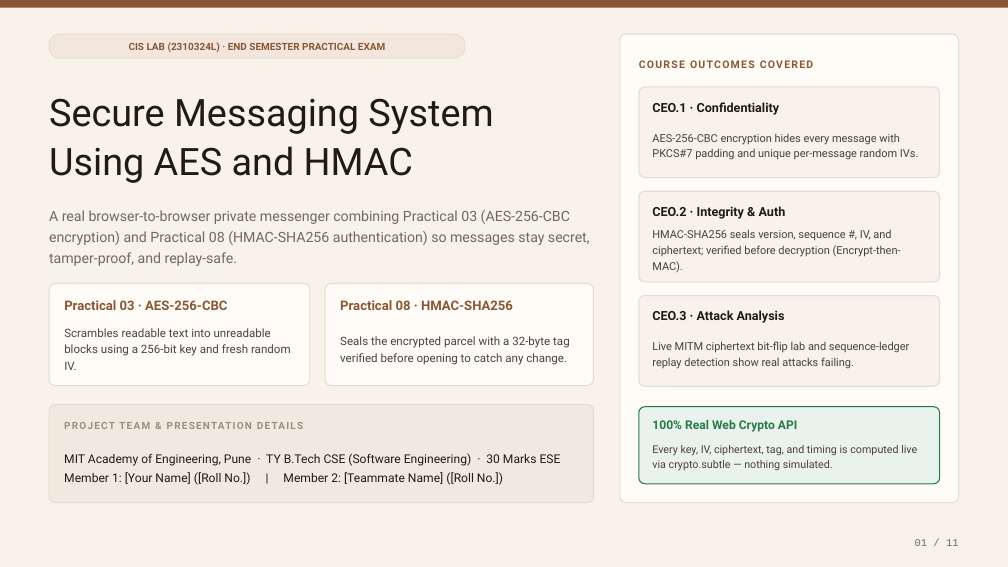
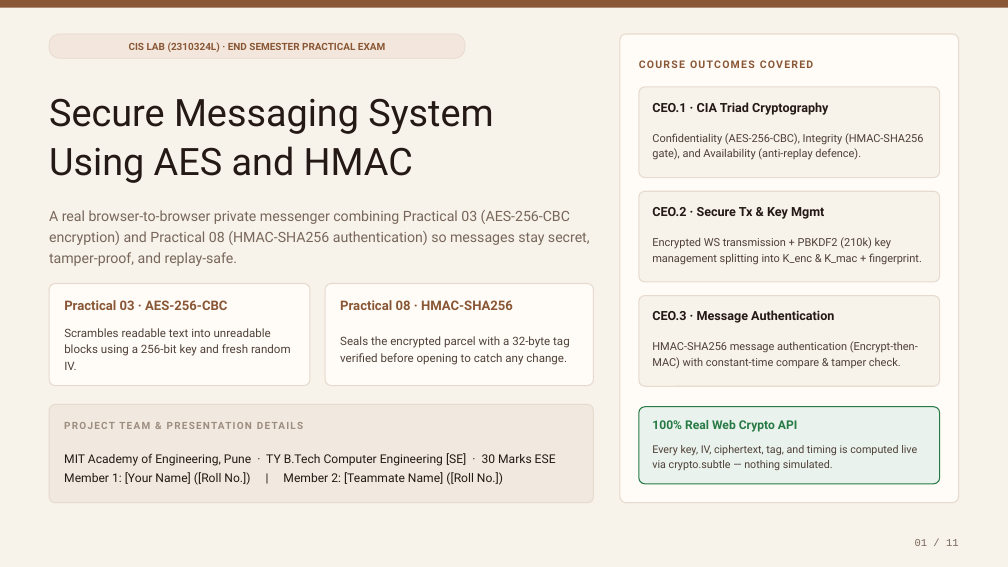
Before and after one commit to debugonaut/cis-2310324l-secure-messaging, a slide deck: slide 1 of docs/Secure_Messaging_AES_HMAC.pptx. Drawn at 1008x567 pixels with LibreOffice and Linux fonts; fonts in the diff are those of the drawing. Boxes give left, top, right and bottom in pixels: in the first picture for what was removed or moved away, otherwise in the second. Text is boxed around its words. In the diff, an @@ line names an element or a change of style, - is before the commit and + after.

```diff
--- a/docs/Secure_Messaging_AES_HMAC.pptx
+++ b/docs/Secure_Messaging_AES_HMAC.pptx
@@ text at [652, 102, 828, 115]: text changed @@
-CEO.1 · Confidentiality
+CEO.1 · CIA Triad Cryptography
@@ text at [652, 133, 923, 160]: text changed @@
-AES-256-CBC encryption hides every message with PKCS#7 padding and unique per-message random IVs.
+Confidentiality (AES-256-CBC), Integrity (HMAC-SHA256 gate), and Availability (anti-replay defence).
@@ text at [652, 207, 824, 219]: text changed @@
-CEO.2 · Integrity & Auth
+CEO.2 · Secure Tx & Key Mgmt
@@ text at [652, 237, 922, 265]: text changed @@
-HMAC-SHA256 seals version, sequence #, IV, and ciphertext; verified before decryption (Encrypt-then-MAC).
+Encrypted WS transmission + PBKDF2 (210k) key management splitting into K_enc & K_mac + fingerprint.
@@ text at [652, 310, 834, 323]: text changed @@
-CEO.3 · Attack Analysis
+CEO.3 · Message Authentication
@@ text at [652, 341, 918, 369]: text changed @@
-Live MITM ciphertext bit-flip lab and sequence-ledger replay detection show real attacks failing.
+HMAC-SHA256 message authentication (Encrypt-then-MAC) with constant-time compare & tamper check.
@@ text at [64, 453, 556, 466]: text changed @@
-MIT Academy of Engineering, Pune · TY B.Tech CSE (Software Engineering) · 30 Marks ESE
+MIT Academy of Engineering, Pune · TY B.Tech Computer Engineering [SE] · 30 Marks ESE
```
Also in this commit, not shown: 1 other slide changed, 2 other files.
